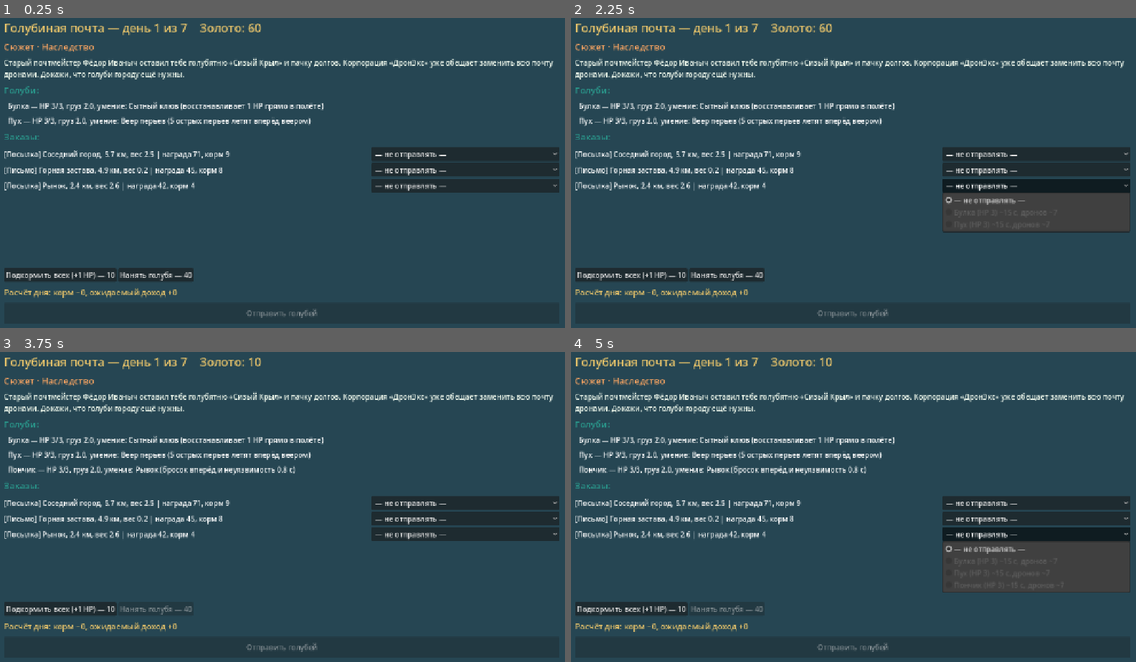
Above: before the commit, frames 1-4 (two rows, left to right).
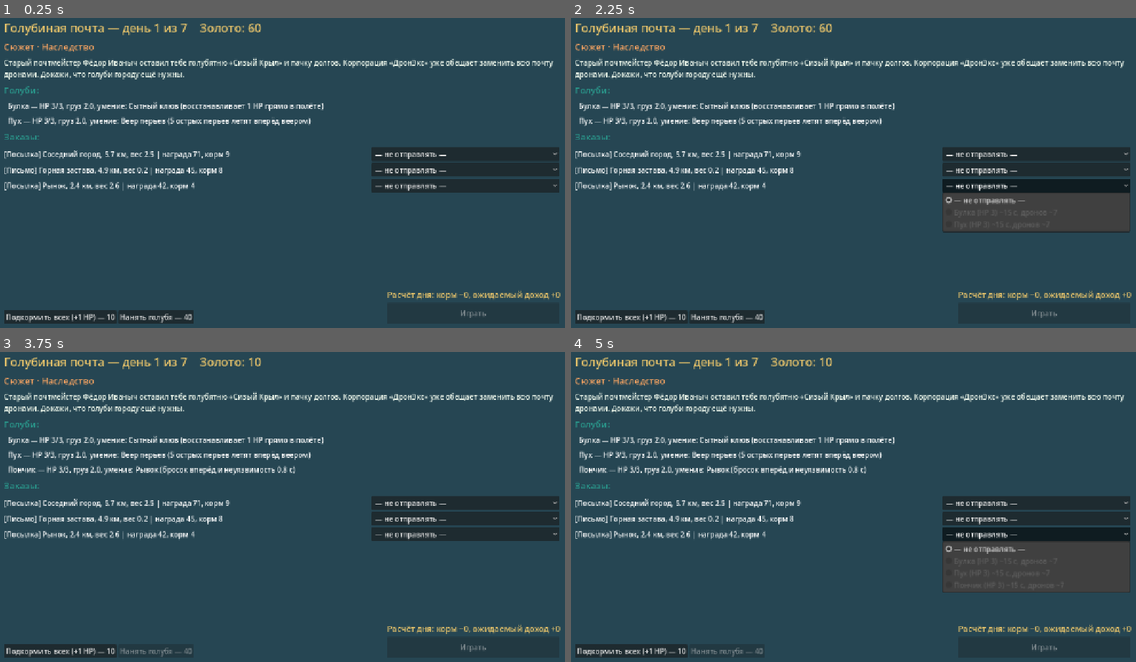
Above: after the commit, the same moments.

Repository: nikitatrusov/Xakaton_Golubi
Game: Godot game, scene res://scenes/management.tscn
The game is run twice, just before and just after one commit, with the same random seed, the same clock (stepped at 60 frames per second) and the same inputs.
Inputs:
- Up to frame 1 (0.25 s): no input
- Up to frame 2 (2.25 s): click "— не отправлять —" at 0.5 s; click "— не отправлять —" at 1.25 s; click "— не отправлять —" at 2 s
- Up to frame 3 (3.75 s): click "Подкормить всех (+1 HP) — 10" at 2.75 s; click "Нанять голубя — 40" at 3.5 s
- Up to frame 4 (5 s): click "— не отправлять —" at 4.25 s

The runs differ from the first frame. In frame 1, 2.6% of the frame differs, in the area x 0-100%, y 80-99%; in frame 2, 2.6%; in frame 3, 2.1%; in frame 4, 2.1%.

Commit message:
Работаю над интерфейсом меню

Diff:
--- /dev/null
+++ b/main_menu.gd
@@ -0,0 +1,52 @@
+extends Control
+
+func _ready() -> void:
+	_build()
+
+func _build() -> void:
+	# 1. Фон
+	var bg := ColorRect.new()
+	bg.color = Color("#264653") # Тот же цвет, что и в меню управления
+	bg.set_anchors_preset(Control.PRESET_FULL_RECT)
+	add_child(bg)
+
+	# 2. Контейнер по центру
+	var center := CenterContainer.new()
+	center.set_anchors_preset(Control.PRESET_FULL_RECT)
+	add_child(center)
+
+	var box := VBoxContainer.new()
+	box.add_theme_constant_override("separation", 20)
+	center.add_child(box)
+
+	# 3. Заголовок
+	var title := Label.new()
+	title.text = "ГОЛУБИНАЯ ПОЧТА"
+	title.add_theme_font_size_override("font_size", 42)
+	title.add_theme_color_override("font_color", Color("#e9c46a"))
+	title.horizontal_alignment = HORIZONTAL_ALIGNMENT_CENTER
+	box.add_child(title)
+
+	# 4. Кнопка "Начать игру"
+	var start_btn := Button.new()
+	start_btn.text = "Начать забег"
+	start_btn.custom_minimum_size = Vector2(300, 60)
+	start_btn.add_theme_font_size_override("font_size", 24)
+	start_btn.pressed.connect(_on_start_pressed)
+	box.add_child(start_btn)
+
+	# 5. Кнопка "Выход" (опционально)
+	var quit_btn := Button.new()
+	quit_btn.text = "Выход"
+	quit_btn.custom_minimum_size = Vector2(300, 60)
+	quit_btn.add_theme_font_size_override("font_size", 24)
+	quit_btn.pressed.connect(_on_quit_pressed)
+	box.add_child(quit_btn)
+
+func _on_start_pressed() -> void:
+	# Переход на экран управления (ваш текущий скрипт)
+	# Вам нужно заменить "res://Management.tscn" на реальный путь к вашей сцене управления
+	get_tree().change_scene_to_file("res://Management.tscn")
+
+func _on_quit_pressed() -> void:
+	get_tree().quit()
--- a/project.godot
+++ b/project.godot
@@ -1,11 +1,22 @@
 ; Engine configuration file.
+; It's best edited using the editor UI and not directly,
+; since the parameters that go here are not all obvious.
+;
+; Format:
+;   [section] ; section goes between []
+;   param=value ; assign values to parameters
+
 config_version=5
+
+[animation]
+
+compatibility/default_parent_skeleton_in_mesh_instance_3d=true
 
 [application]
 
 config/name="Голубиная почта"
 run/main_scene="res://scenes/management.tscn"
-config/features=PackedStringArray("4.3")
+config/features=PackedStringArray("4.7")
 
 [autoload]
 
--- a/scenes/management.tscn
+++ b/scenes/management.tscn
@@ -1,8 +1,8 @@
-[gd_scene load_steps=2 format=3]
+[gd_scene format=3 uid="uid://bsvkdnkjskjx4"]
 
-[ext_resource type="Script" path="res://scripts/management.gd" id="1"]
+[ext_resource type="Script" uid="uid://dxsx66dvp3fs5" path="res://scripts/management.gd" id="1"]
 
-[node name="Management" type="Control"]
+[node name="Management" type="Control" unique_id=1278501402]
 layout_mode = 3
 anchors_preset = 15
 anchor_right = 1.0
--- a/scripts/management.gd
+++ b/scripts/management.gd
@@ -130,14 +130,31 @@
 	shop.add_child(hire)
 	box.add_child(shop)
 
-	# --- Отправка ---
-	box.add_child(_label("Расчёт дня: корм −%d, ожидаемый доход +%d" % [total_feed, total_income], 18, Color("#e9c46a")))
+		# --- Отправка (Правый нижний угол) ---
+	var bottom_right := MarginContainer.new()
+	bottom_right.set_anchors_preset(Control.PRESET_BOTTOM_RIGHT)
+	bottom_right.add_theme_constant_override("margin_right", 20)
+	bottom_right.add_theme_constant_override("margin_bottom", 20)
+	bottom_right.grow_horizontal = Control.GROW_DIRECTION_BEGIN
+	bottom_right.grow_vertical = Control.GROW_DIRECTION_BEGIN
+	add_child(bottom_right)
+
+	var corner_box := VBoxContainer.new()
+	corner_box.add_theme_constant_override("separation", 5)
+	bottom_right.add_child(corner_box)
+
+	# Текст с расчетом дня
+	corner_box.add_child(_label("Расчёт дня: корм −%d, ожидаемый доход +%d" % [total_feed, total_income], 18, Color("#e9c46a")))
+
+	# Сама кнопка
 	var send := Button.new()
-	send.text = "Отправить голубей"
-	send.custom_minimum_size = Vector2(0, 48)
+	send.text = "Играть"
+	send.custom_minimum_size = Vector2(250, 48) # Лучше задать фиксированную ширину
 	send.disabled = assign.is_empty() or total_feed > Game.gold or Game.relic_choices.size() > 0
 	send.pressed.connect(_on_send)
-	box.add_child(send)
+
+	# ВОТ ГЛАВНОЕ ИСПРАВЛЕНИЕ: добавляем кнопку в corner_box, а не в box!
+	corner_box.add_child(send)
 
 
 func _build_end(box: VBoxContainer) -> void:
Not shown, added: main_menu.gd.uid
Not shown, added: scripts/flight.gd.uid
Not shown, added: scripts/game.gd.uid
Not shown, added: scripts/management.gd.uid
